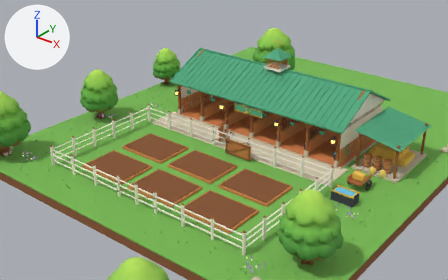
The glTF model assets/models/ranch/Ranch.glb, before and after one commit.
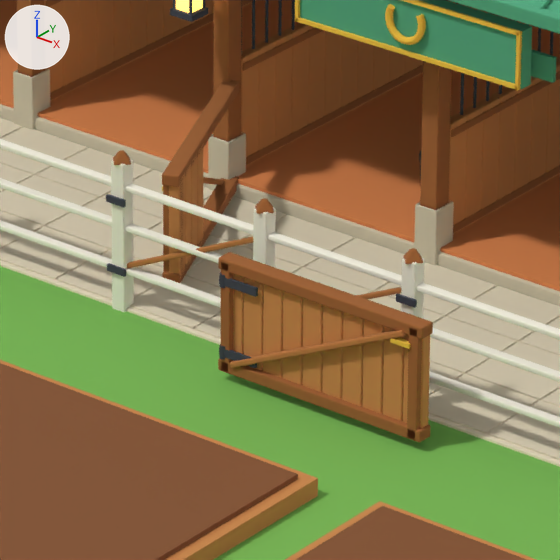
Old and new are each drawn from a camera (50 mm lens) standing at (30.75, -38.77, 25.34) and looking at (-2.02, 2.19, -0.05) and again close up on the part from 44% to 60% of the width and 38% to 63% of the height. Lighting does not change. The marker at upper left points along +X, +Y and +Z. The last two pictures show the newer version. Where no turn or scale is listed for an object, it has been applied to the vertices. Vertices at exactly the same position are counted once.

In view in the first close-up: 'BARN • Cedar board 0', 'BARN • Cedar board 1', 'BARN • Cedar board 3', 'BARN • Cedar board 4', 'BARN • Foundation limestone', 'BARN • Oak end grain', 'BARN • Oiled oak', 'BARN • Paver 0', 'BARN • Paver 1', 'BARN • Paver 3', 'BARN • Sage standing seam roof', 'BARN • Soft paddock sand', 'DOOR • Oiled oak', 'FIELD • Limewashed timber', 'FIELD • bed 2 soil', 'GROUND • turf' and 22 more.
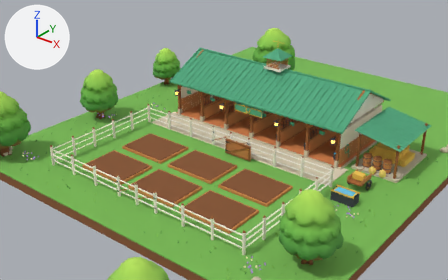
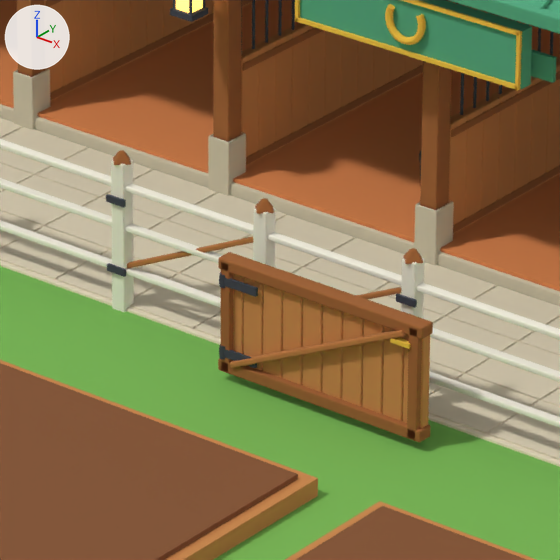
Where the change shows, as pixel boxes [x1, y1, x2, y2] in the close-ups (560 x 560 px):
'BARN • Oiled oak', reshaped
    before: [17, 0, 560, 283]
    after: [17, 0, 560, 233]
'BARN • Cedar board 1', reshaped
    before: [50, 0, 560, 279]
    after: [50, 0, 560, 234]
'BARN • Cedar board 0', reshaped
    before: [44, 0, 547, 268]
    after: [44, 0, 547, 225]
'BARN • Cedar board 3', reshaped
    before: [96, 0, 515, 246]
    after: [96, 0, 515, 200]
'BARN • Cedar board 4', reshaped
    before: [113, 0, 532, 259]
    after: [113, 0, 532, 191]
'BARN • Oak end grain', reshaped (not visible afterwards)
    before: [203, 3, 471, 185]
part 1 of me_barn___cedar_board_0, deleted (orange)
    before: [185, 163, 191, 268]
part 2 of me_barn___cedar_board_1, deleted (orange)
    before: [169, 173, 185, 279]
part 3 of me_barn___cedar_board_3, deleted (orange)
    before: [197, 146, 203, 246]
part 4 of me_barn___cedar_board_4, deleted (orange)
    before: [191, 154, 197, 259]
part 5 of me_barn___oak_end_grain, deleted
    before: [203, 177, 224, 185]
part 6 of me_barn___oiled_oak, deleted (brown)
    before: [162, 80, 239, 187]
part 7 of me_barn___oiled_oak, deleted
    before: [162, 176, 239, 283]
part 8 of me_barn___oiled_oak, deleted
    before: [163, 185, 169, 272]
part 9 of me_barn___oiled_oak, deleted
    before: [180, 175, 183, 281]

The change, as a diff of the scene's bpy script:
```diff
--- a/assets/models/ranch/Ranch.glb.py
+++ b/assets/models/ranch/Ranch.glb.py
@@ me_barn___cedar_board_0 @@
-me_barn___cedar_board_0.from_pydata(...)  # 1422 vertices, 1745 faces; spans x -9.2..9.2, y 1.5..11.2, z 0.2..2.0
+me_barn___cedar_board_0.from_pydata(...)  # 1392 vertices, 1712 faces; spans x -9.2..9.2, y 4.0..11.2, z 0.3..2.0
+# me_barn___cedar_board_0 part 1: the loose piece of 32 vertices spanning x -2.0..-1.8, y 1.5..1.8, z 0.2..1.5 is deleted
+# other edits to the shape of me_barn___cedar_board_0 do not show in these pictures
 me_barn___cedar_board_0.materials.append(mat_ranch_cedarboard0)
@@ me_barn___cedar_board_1 @@
-me_barn___cedar_board_1.from_pydata(...)  # 1366 vertices, 1554 faces; spans x -6.1..9.2, y 1.3..11.2, z 0.2..2.0
+me_barn___cedar_board_1.from_pydata(...)  # 1334 vertices, 1521 faces; spans x -6.1..9.2, y 4.0..11.2, z 0.2..2.0
+# me_barn___cedar_board_1 part 2: the loose piece of 32 vertices spanning x -1.9..-1.7, y 1.3..1.5, z 0.2..1.5 is deleted
+# other edits to the shape of me_barn___cedar_board_1 do not show in these pictures
 me_barn___cedar_board_1.materials.append(mat_ranch_cedarboard1)
@@ me_barn___cedar_board_3 @@
-me_barn___cedar_board_3.from_pydata(...)  # 1463 vertices, 1798 faces; spans x -9.2..9.2, y 2.0..11.2, z 0.2..2.0
+me_barn___cedar_board_3.from_pydata(...)  # 1431 vertices, 1762 faces; spans x -9.2..9.2, y 3.8..11.2, z 0.3..2.0
+# me_barn___cedar_board_3 part 3: the loose piece of 32 vertices spanning x -2.3..-2.0, y 2.0..2.3, z 0.2..1.5 is deleted
 me_barn___cedar_board_3.materials.append(mat_ranch_cedarboard3)
@@ me_barn___cedar_board_4 @@
-me_barn___cedar_board_4.from_pydata(...)  # 1253 vertices, 1546 faces; spans x -9.2..9.2, y 1.7..11.2, z 0.2..2.0
+me_barn___cedar_board_4.from_pydata(...)  # 1221 vertices, 1511 faces; spans x -9.2..9.2, y 4.1..11.2, z 0.3..2.0
+# me_barn___cedar_board_4 part 4: the loose piece of 32 vertices spanning x -2.1..-1.9, y 1.7..2.0, z 0.2..1.5 is deleted
+# other edits to the shape of me_barn___cedar_board_4 do not show in these pictures
 me_barn___cedar_board_4.materials.append(mat_ranch_cedarboard4)
@@ me_barn___oak_end_grain @@
-me_barn___oak_end_grain.from_pydata(...)  # 701 vertices, 876 faces; spans x -9.2..9.2, y 1.4..11.7, z 0.3..6.0
+me_barn___oak_end_grain.from_pydata(...)  # 649 vertices, 795 faces; spans x -9.2..9.2, y 3.6..11.7, z 2.9..6.0
+# me_barn___oak_end_grain part 5: the loose piece of 52 vertices spanning x -2.9..-1.9, y 1.4..3.5, z 0.3..1.4 is deleted
 me_barn___oak_end_grain.materials.append(mat_ranch_oakendgrain)
@@ me_barn___oiled_oak @@
-me_barn___oiled_oak.from_pydata(...)  # 1290 vertices, 1534 faces; spans x -9.1..10.5, y 1.2..11.4, z 0.0..5.8
+me_barn___oiled_oak.from_pydata(...)  # 1157 vertices, 1338 faces; spans x -9.1..10.5, y 3.6..11.4, z 0.0..5.8
+# me_barn___oiled_oak part 6: the loose piece of 50 vertices spanning x -3.0..-1.7, y 1.2..3.8, z 1.4..1.5 is deleted
+# me_barn___oiled_oak part 7: the loose piece of 44 vertices spanning x -3.0..-1.7, y 1.2..3.8, z 0.2..0.3 is deleted
+# me_barn___oiled_oak part 8: the loose piece of 23 vertices spanning x -1.9..-1.7, y 1.2..1.4, z 0.2..1.5 is deleted
+# me_barn___oiled_oak part 9: the loose piece of 16 vertices spanning x -1.8..-1.7, y 1.3..1.4, z 0.2..1.5 is deleted
 me_barn___oiled_oak.materials.append(mat_ranch_oiledoak)
```
